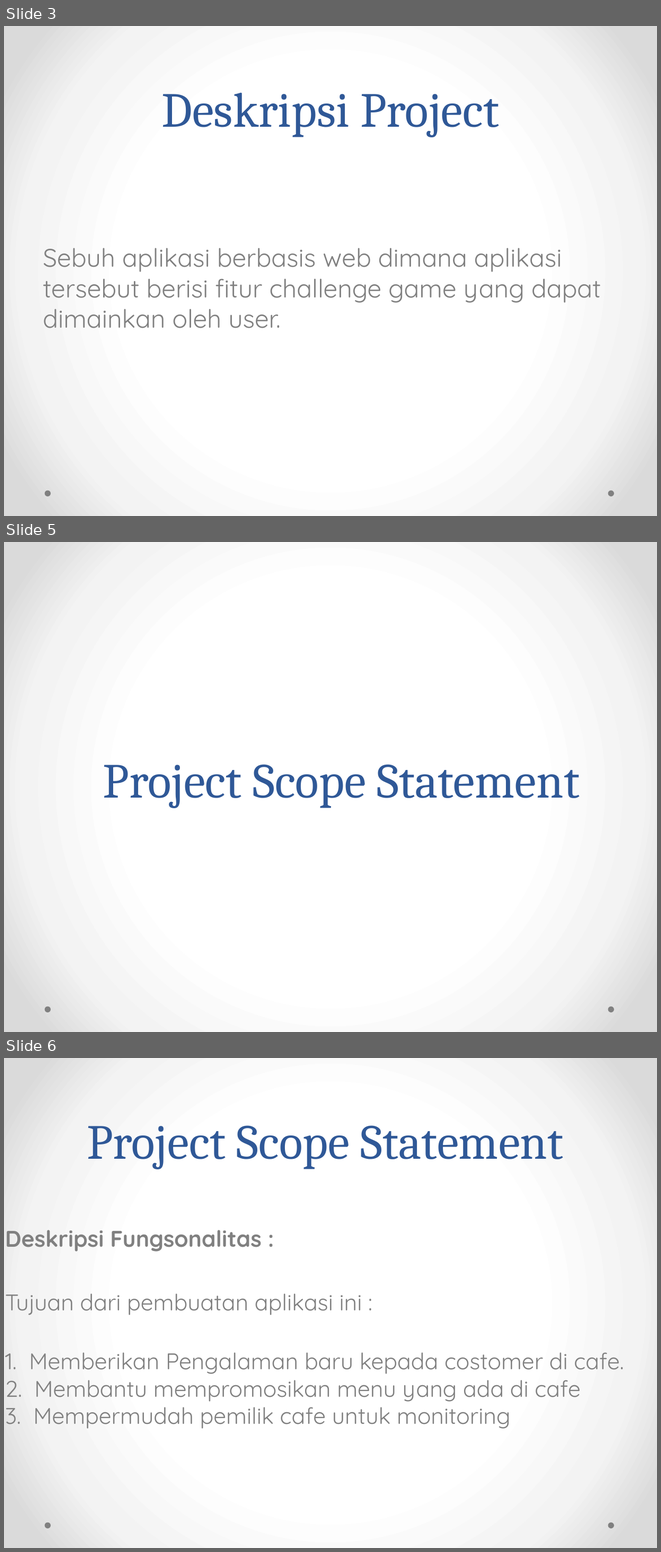
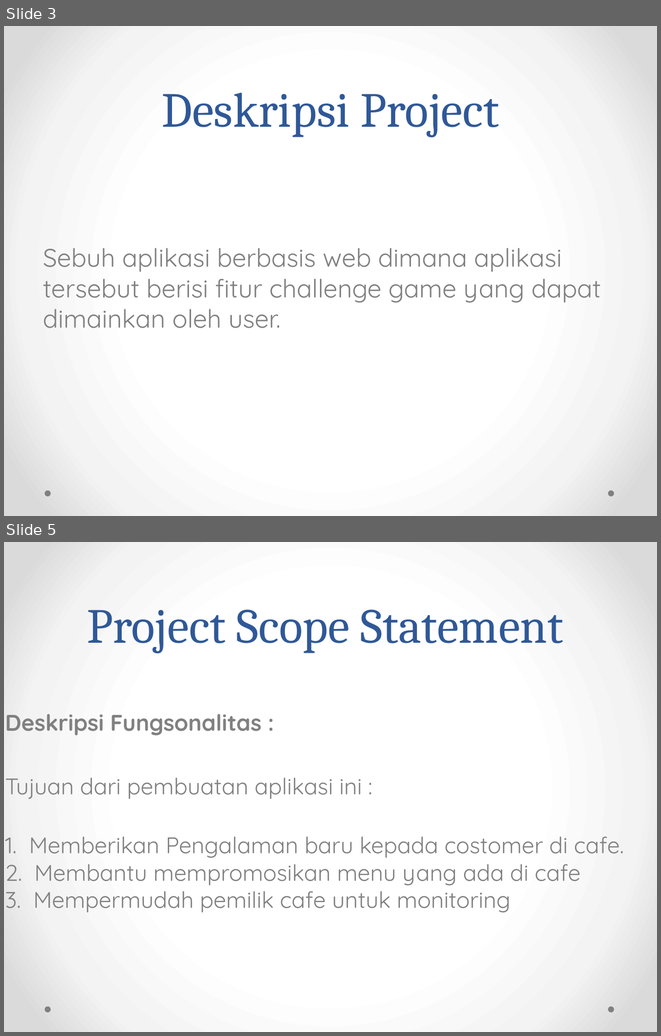
Before and after one commit to RamaReksotinoyo/PPL4612-KELOMPOK-3, a slide deck: presentasi_uts.pptx. Shown one above the other, each under a label of ours: slides 3, 5 and 6 before the commit, slides 3 and 5 after it; the slides between them are not shown. The pictures are 661x1552 and 661x1036 pixels, drawn with LibreOffice and Linux fonts; fonts in the diff are those of the drawing. Boxes give left, top, right and bottom in pixels: in the first picture for what was removed or moved away, otherwise in the second. Text is boxed around its words. In the diff, an @@ line names an element or a change of style, - is before the commit and + after.

```diff
--- a/presentasi_uts.pptx
+++ b/presentasi_uts.pptx
@@ slide 5 removed at (4,542,657,1032), background gradient #FFFFFF to #F4F4F4 to #DADADA; not listed: 2 template elements that a slide beside it also shows @@
@@ title removed at (103,764,580,808) @@
-Project Scope Statement
@@ what was slide 6 is now slide 5 @@
```
Also in this commit, not shown: 2 slides changed, 5 slides added, 6 other slides removed.
